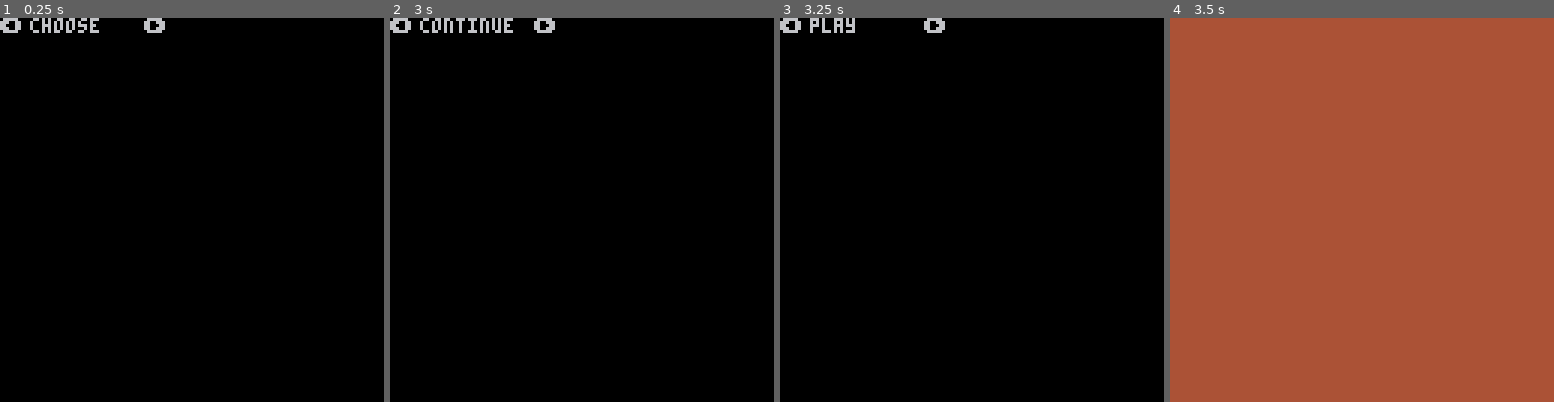
Above: before the commit, frames 1-4 (left to right).
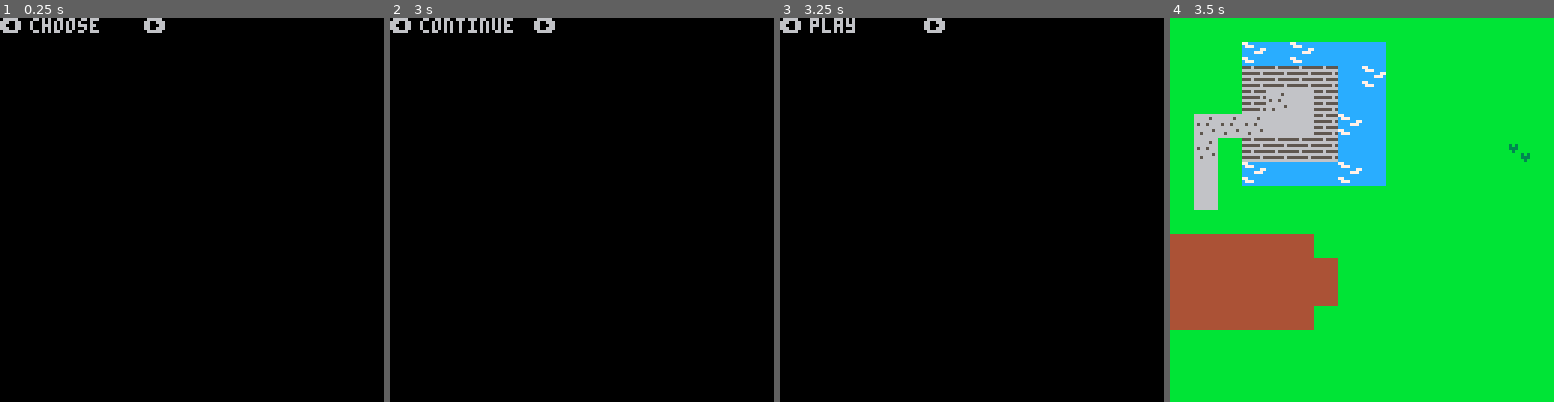
Above: after the commit, the same moments.

Repository: thoughtlesslabs/bitclouthero
Game: PICO-8 cartridge bitclout.p8
Same seed, same stepped clock (60 frames per second), same inputs: the game is played once before the commit and once after it.
Inputs:
- Up to frame 1 (0.25 s): no input
- Up to frame 2 (3 s): tap O (Z key) at 0.7, 1.7, 2.1, 2.5, 2.9 s; hold Right 1.6-2.1 s; hold Right from 2.47 s (still down)
- Up to frame 3 (3.25 s): release Right at 3.03 s; hold Left from 3.08 s (still down)
- Up to frame 4 (3.5 s): keep holding Left; tap O (Z key) at 3.3 s

Frames 1-3 are identical in both runs. In frame 4, 90% of the frame differs, in the area x 0-100%, y 0-100%.

Commit message:
Decided on Adventure game theme and started laying map tiles

Diff:
--- a/bitclout.p8
+++ b/bitclout.p8
@@ -66,6 +66,7 @@
 
 function drawgame()
 	cls(4)
+	map(0,0,0,0)
 end
 -->8
 -- to do list
@@ -80,3 +81,44 @@
 
 
 
+…(18 lines of a section not shown)…
+__map__
+0202020202020202020202020202020202020202020202020202020202020202000000000000000000000000000000000000000000000000000000000000000000000000000000000000000000000000000000000000000000000000000000000000000000000000000000000000000000000000000000000000000000000000
+0202022322232222220202020202020202000000000000000000000000000000000000000000000000000000000000000000000000000000000000000000000000000000000000000000000000000000000000000000000000000000000000000000000000000000000000000000000000000000000000000000000000000000
+0202021212121222230202020202020202020000000000000000000000000000000000000000000000000000000000000000000000000000000000000000000000000000000000000000000000000000000000000000000000000000000000000000000000000000000000000000000000000000000000000000000000000000
+0202021214131222220202020202020203000000000000000000000000000000000000000000000000000000000000000000000000000000000000000000000000000000000000000000000000000000000000000000000000000000000000000000000000000000000000000000000000000000000000000000000000000000
+0214141413131223220202020202020202000000000000000000000000000000000000000000000000000000000000000000000000000000000000000000000000000000000000000000000000000000000000000000000000000000000000000000000000000000000000000000000000000000000000000000000000000000
+0214021212121222220202020202030202000000000000000000000000000000000000000000000000000000000000000000000000000000000000000000000000000000000000000000000000000000000000000000000000000000000000000000000000000000000000000000000000000000000000000000000000000000
+0213022322222223220202020202020202000000000000000000000000000000000000000000000000000000000000000000000000000000000000000000000000000000000000000000000000000000000000000000000000000000000000000000000000000000000000000000000000000000000000000000000000000000
+0213020202020202020202020202020202000000000000000000000000000000000000000000000000000000000000000000000000000000000000000000000000000000000000000000000000000000000000000000000000000000000000000000000000000000000000000000000000000000000000000000000000000000
+0202020202020202020202020202020202000000000000000000000000000000000000000000000000000000000000000000000000000000000000000000000000000000000000000000000000000000000000000000000000000000000000000000000000000000000000000000000000000000000000000000000000000000
+3232323232320202020202020202020202000000000000000000000000000000000000000000000000000000000000000000000000000000000000000000000000000000000000000000000000000000000000000000000000000000000000000000000000000000000000000000000000000000000000000000000000000000
+3232323232323202020202020202020202000000000000000000000000000000000000000000000000000000000000000000000000000000000000000000000000000000000000000000000000000000000000000000000000000000000000000000000000000000000000000000000000000000000000000000000000000000
+3232323232323202020202020202020202000000000000000000000000000000000000000000000000000000000000000000000000000000000000000000000000000000000000000000000000000000000000000000000000000000000000000000000000000000000000000000000000000000000000000000000000000000
+3232323232320202020202020202020202000000000000000000000000000000000000000000000000000000000000000000000000000000000000000000000000000000000000000000000000000000000000000000000000000000000000000000000000000000000000000000000000000000000000000000000000000000
+0202020202020202020202020202020202000000000000000000000000000000000000000000000000000000000000000000000000000000000000000000000000000000000000000000000000000000000000000000000000000000000000000000000000000000000000000000000000000000000000000000000000000000
+0202020202020202020202020202020202000200000000000000000000000000000000000000000000000000000000000000000000000000000000000000000000000000000000000000000000000000000000000000000000000000000000000000000000000000000000000000000000000000000000000000000000000000
+0202020202020202020202020202020202000200000000000000000000000000000000000000000000000000000000000000000000000000000000000000000000000000000000000000000000000000000000000000000000000000000000000000000000000000000000000000000000000000000000000000000000000000
+0000000000000000000000000002000000020200000000000000000000000000000000000000000000000000000000000000000000000000000000000000000000000000000000000000000000000000000000000000000000000000000000000000000000000000000000000000000000000000000000000000000000000000
+0000000000000000000000000000020000020000000000000000000000000000000000000000000000000000000000000000000000000000000000000000000000000000000000000000000000000000000000000000000000000000000000000000000000000000000000000000000000000000000000000000000000000000
+0000000000000000000000000000000000020000000000000000000000000000000000000000000000000000000000000000000000000000000000000000000000000000000000000000000000000000000000000000000000000000000000000000000000000000000000000000000000000000000000000000000000000000
+0000000000000000000000000000020000000000000000000000000000000000000000000000000000000000000000000000000000000000000000000000000000000000000000000000000000000000000000000000000000000000000000000000000000000000000000000000000000000000000000000000000000000000
+0000000000000000000000000000020000000000000000000000000000000000000000000000000000000000000000000000000000000000000000000000000000000000000000000000000000000000000000000000000000000000000000000000000000000000000000000000000000000000000000000000000000000000
+0000000000000000000000000000020000000000000000000000000000000000000000000000000000000000000000000000000000000000000000000000000000000000000000000000000000000000000000000000000000000000000000000000000000000000000000000000000000000000000000000000000000000000
Not shown, changed: 24 lines of the sprite sheet (__gfx__) section of bitclout.p8
